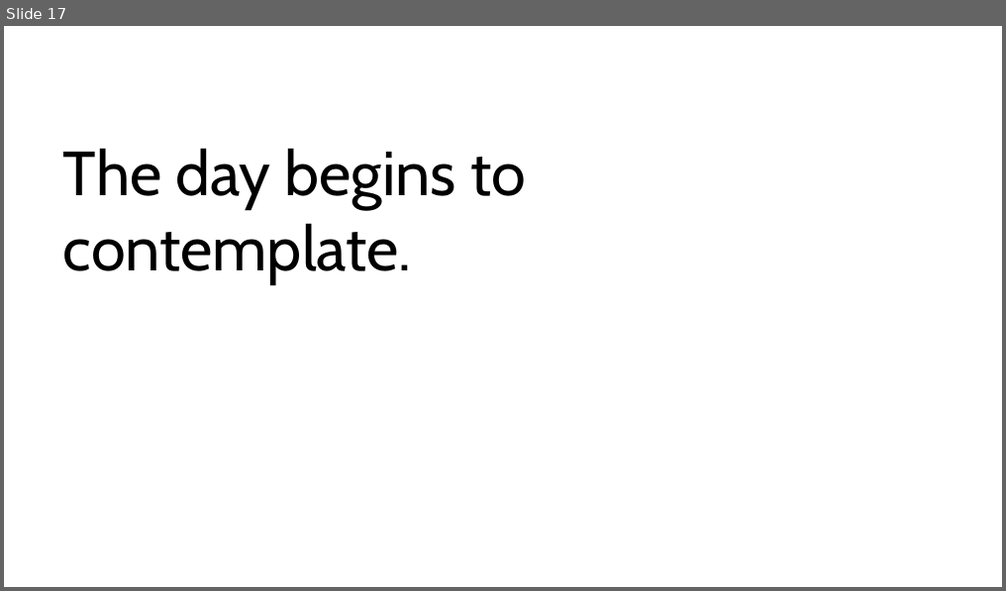
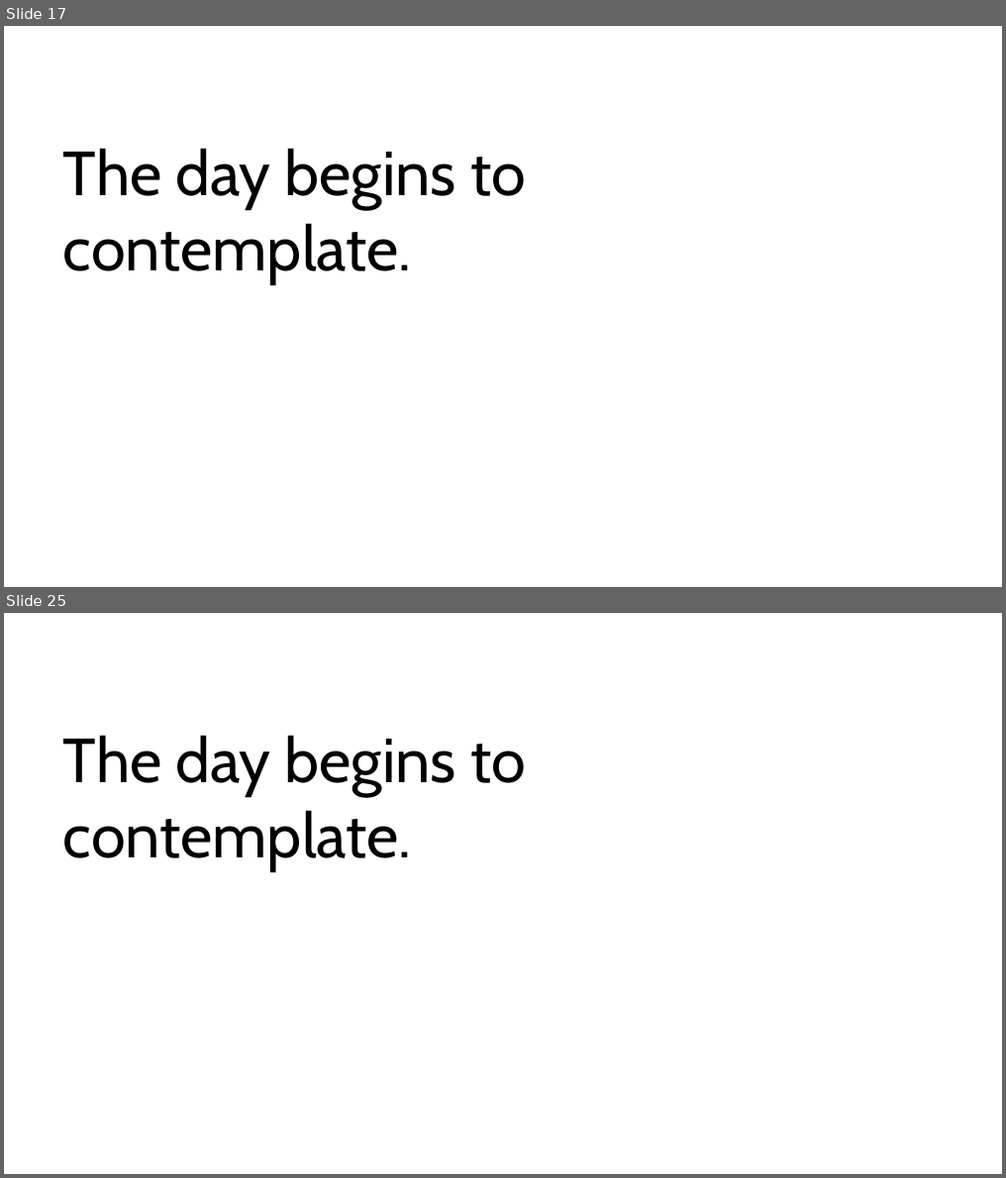
Before and after one commit to aadennis/VbaSandbox, a slide deck: PowerPointVba/PowerPointVba.pptm. Shown one above the other, each under a label of ours: slide 17 before the commit, slides 17 and 25 after it; the slides between them are not shown. The pictures are 1006x591 and 1006x1178 pixels, drawn with LibreOffice and Linux fonts; fonts in the diff are those of the drawing. Boxes give left, top, right and bottom in pixels: in the first picture for what was removed or moved away, otherwise in the second. Text is boxed around its words. In the diff, an @@ line names an element or a change of style, - is before the commit and + after.

```diff
--- a/PowerPointVba/PowerPointVba.pptm
+++ b/PowerPointVba/PowerPointVba.pptm
@@ slide 25 added at box(4, 613, 1002, 1174), background #FFFFFF @@
@@ text added at box(63, 735, 526, 872), 60 pt, text #000000 @@
+The day begins to contemplate.
```
Also in this commit, not shown: 23 other slides added.
